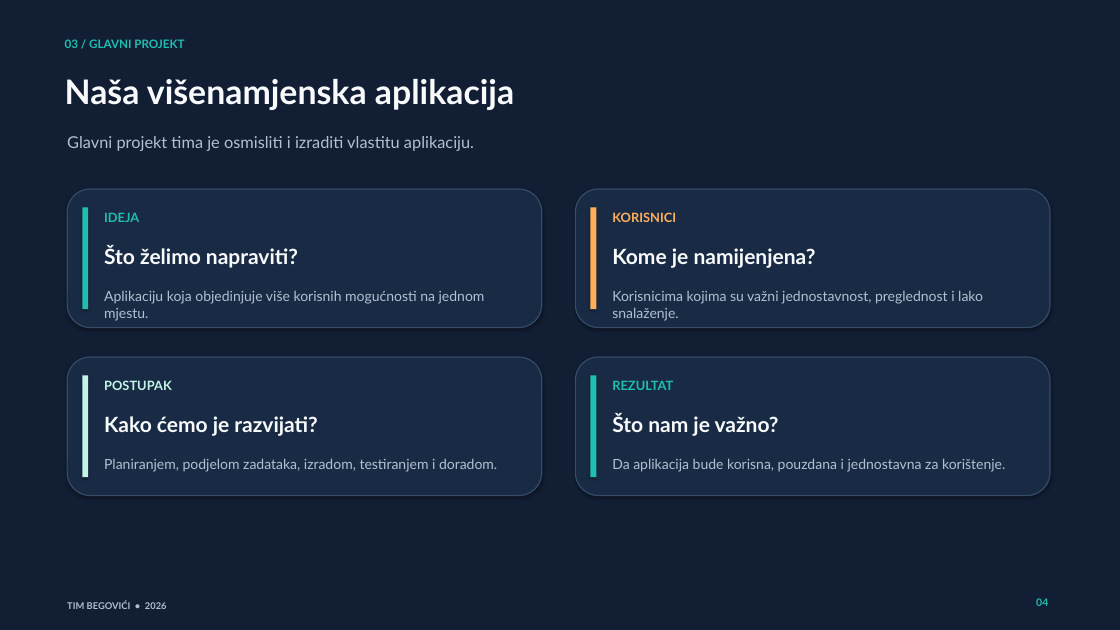
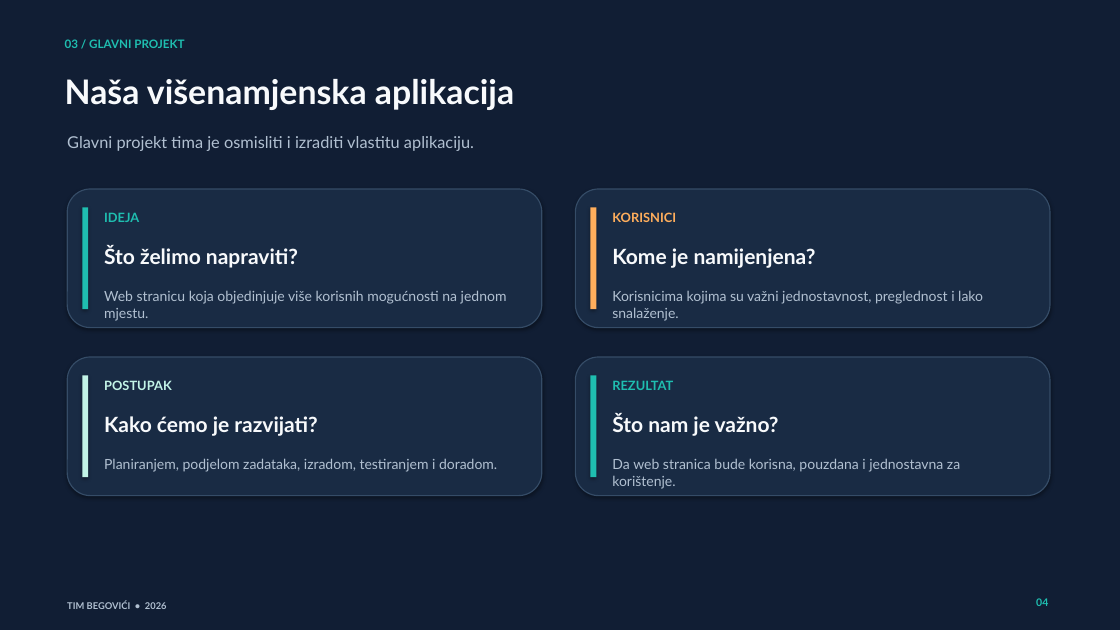
Before and after one commit to Lovro-Klaric239/Mikroprojekt, a slide deck: slide 4 of Tim_Begovici_prezentacija.pptx. Drawn at 1120x630 pixels with LibreOffice and Linux fonts; fonts in the diff are those of the drawing. Boxes give left, top, right and bottom in pixels: in the first picture for what was removed or moved away, otherwise in the second. Text is boxed around its words. In the diff, an @@ line names an element or a change of style, - is before the commit and + after.

```diff
--- a/Tim_Begovici_prezentacija.pptx
+++ b/Tim_Begovici_prezentacija.pptx
@@ text at [104, 290, 507, 321]: text changed @@
-Aplikaciju koja objedinjuje više korisnih mogućnosti na jednom mjestu.
+Web stranicu koja objedinjuje više korisnih mogućnosti na jednom mjestu.
@@ text at [612, 458, 960, 472]: text changed @@
-Da aplikacija bude korisna, pouzdana i jednostavna za korištenje.
+Da web stranica bude korisna, pouzdana i jednostavna za korištenje.
```
Also in this commit, not shown: 2 other slides changed.
